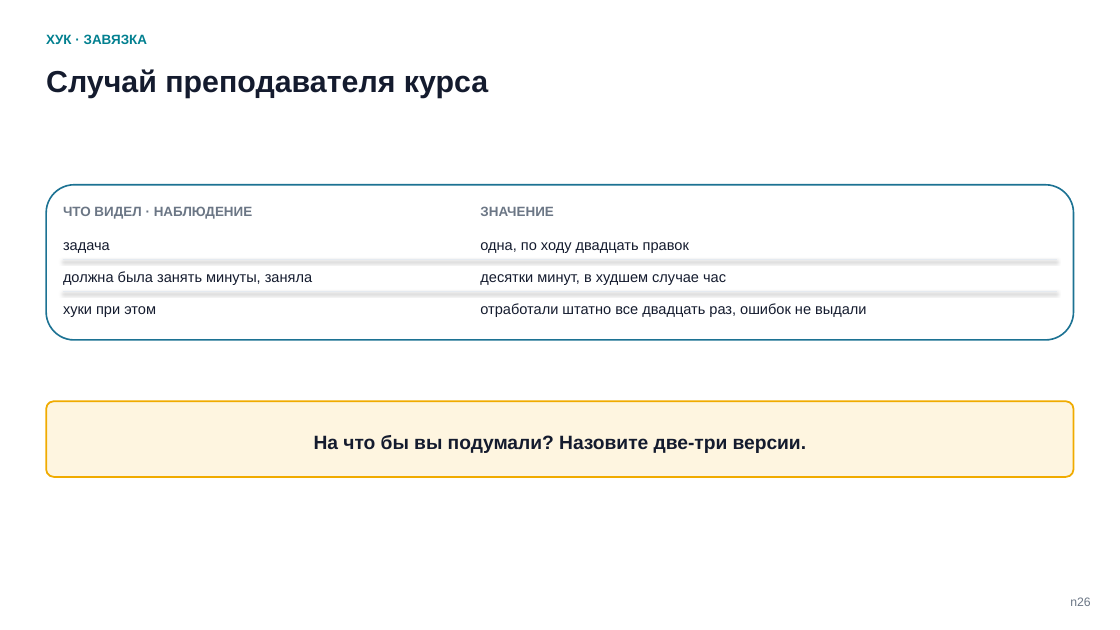
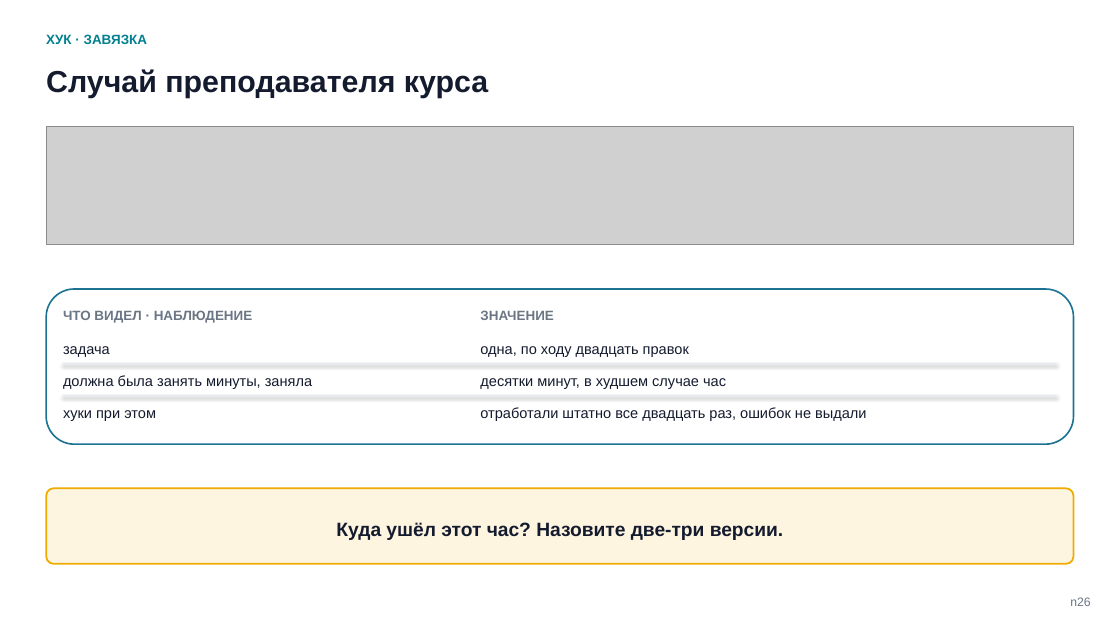
Before and after one commit to tellina-study/AI-usage-lessons, a slide deck: slide 28 of library/seminars/sem-05/rendered/sem-05.pptx (slide 27 before the commit). Drawn at 1120x630 pixels with LibreOffice and Linux fonts; fonts in the diff are those of the drawing; grey boxes stand for pictures. Boxes give left, top, right and bottom in pixels: in the first picture for what was removed or moved away, otherwise in the second. Text is boxed around its words. In the diff, an @@ line names an element or a change of style, - is before the commit and + after.

```diff
--- a/library/seminars/sem-05/rendered/sem-05.pptx
+++ b/library/seminars/sem-05/rendered/sem-05.pptx
@@ picture added at bbox=[46, 127, 1074, 245] @@
@@ 8 texts, 1 rounded rectangle: place and size @@
-8 texts, 1 rounded rectangle at bbox=[46, 185, 1074, 340]
+8 texts, 1 rounded rectangle at bbox=[46, 289, 1074, 444]
@@ line moved from (63, 292) - (1057, 292) to (63, 364) - (1057, 364) @@
@@ line moved from (63, 260) - (1057, 260) to (63, 396) - (1057, 396) @@
@@ rounded rectangle: place and size @@
-rounded rectangle at bbox=[46, 402, 1074, 477]
+rounded rectangle at bbox=[46, 488, 1074, 564]
@@ text at bbox=[336, 522, 783, 540]: text changed @@
-На что бы вы подумали? Назовите две-три версии.
+Куда ушёл этот час? Назовите две-три версии.
```
Also in this commit, not shown: 6 other slides changed, 1 slide added, 21 other files.
